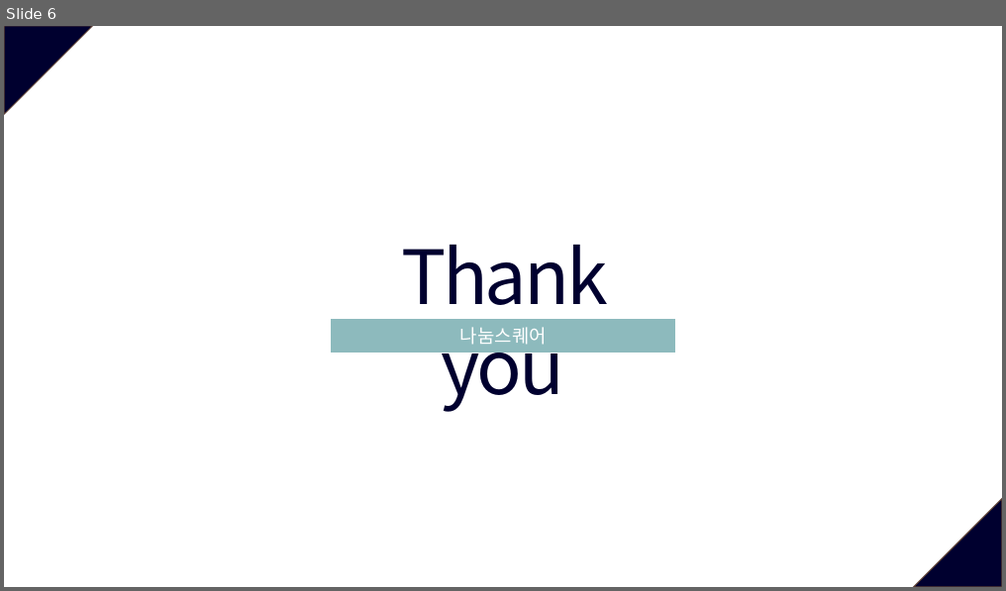
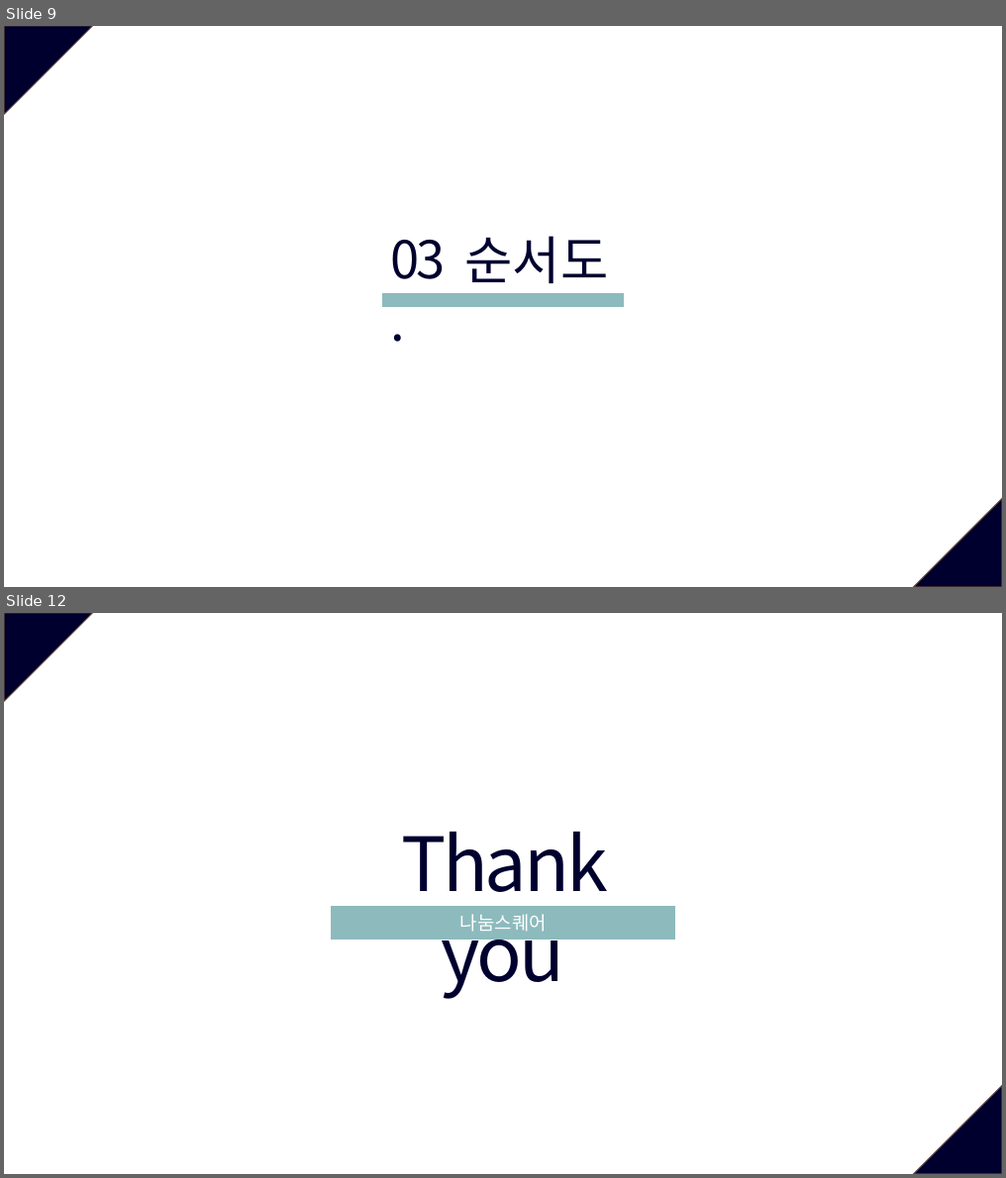
Before and after one commit to gitlin-i/c_console_game, a slide deck: 콘솔프로젝트_박석진/개발문서/발표자료_박석진.pptx. Shown one above the other, each under a label of ours: slide 6 before the commit, slides 9 and 12 after it; the slides between them are not shown. The pictures are 1006x591 and 1006x1178 pixels, drawn with LibreOffice and Linux fonts; fonts in the diff are those of the drawing. Boxes give left, top, right and bottom in pixels: in the first picture for what was removed or moved away, otherwise in the second. Text is boxed around its words. In the diff, an @@ line names an element or a change of style, - is before the commit and + after.

```diff
--- a/콘솔프로젝트_박석진/개발문서/발표자료_박석진.pptx
+++ b/콘솔프로젝트_박석진/개발문서/발표자료_박석진.pptx
@@ slide 9 added at [4, 26, 1002, 587], background #FFFFFF; not listed: 2 template elements that a slide beside it also shows @@
@@ text added at [390, 240, 445, 279], 50 pt, text #00002F @@
+03.
@@ text added at [464, 236, 608, 283], 50 pt, text #00002F @@
+순서도
@@ rectangle added at [382, 294, 624, 307], fill #8DBABD, outline #8DBABD 1 pt @@
@@ what was slide 6 is now slide 12 @@
```
Also in this commit, not shown: 3 slides changed, 6 other slides added, 1 slide removed, 17 other files.
